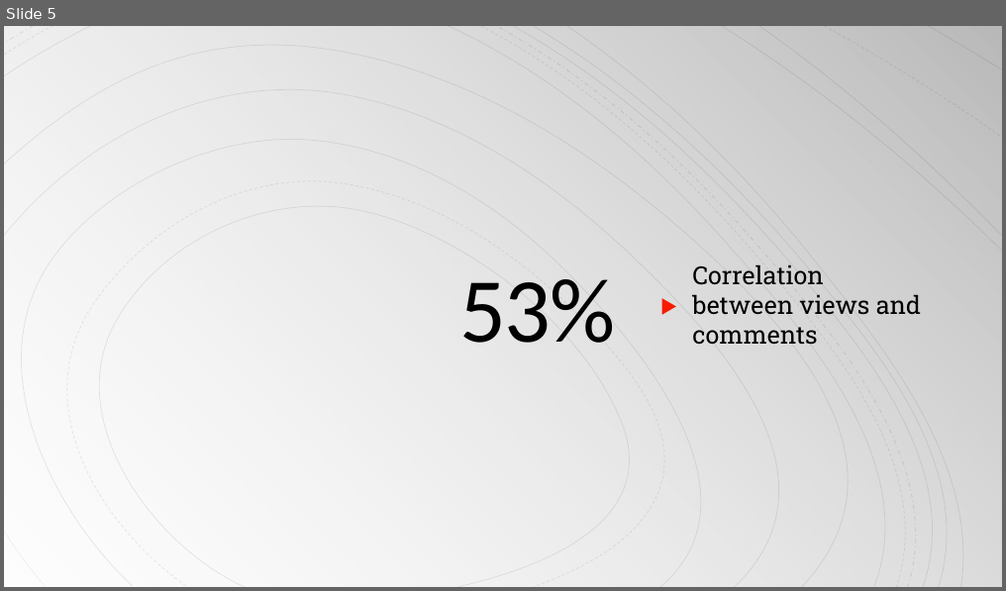
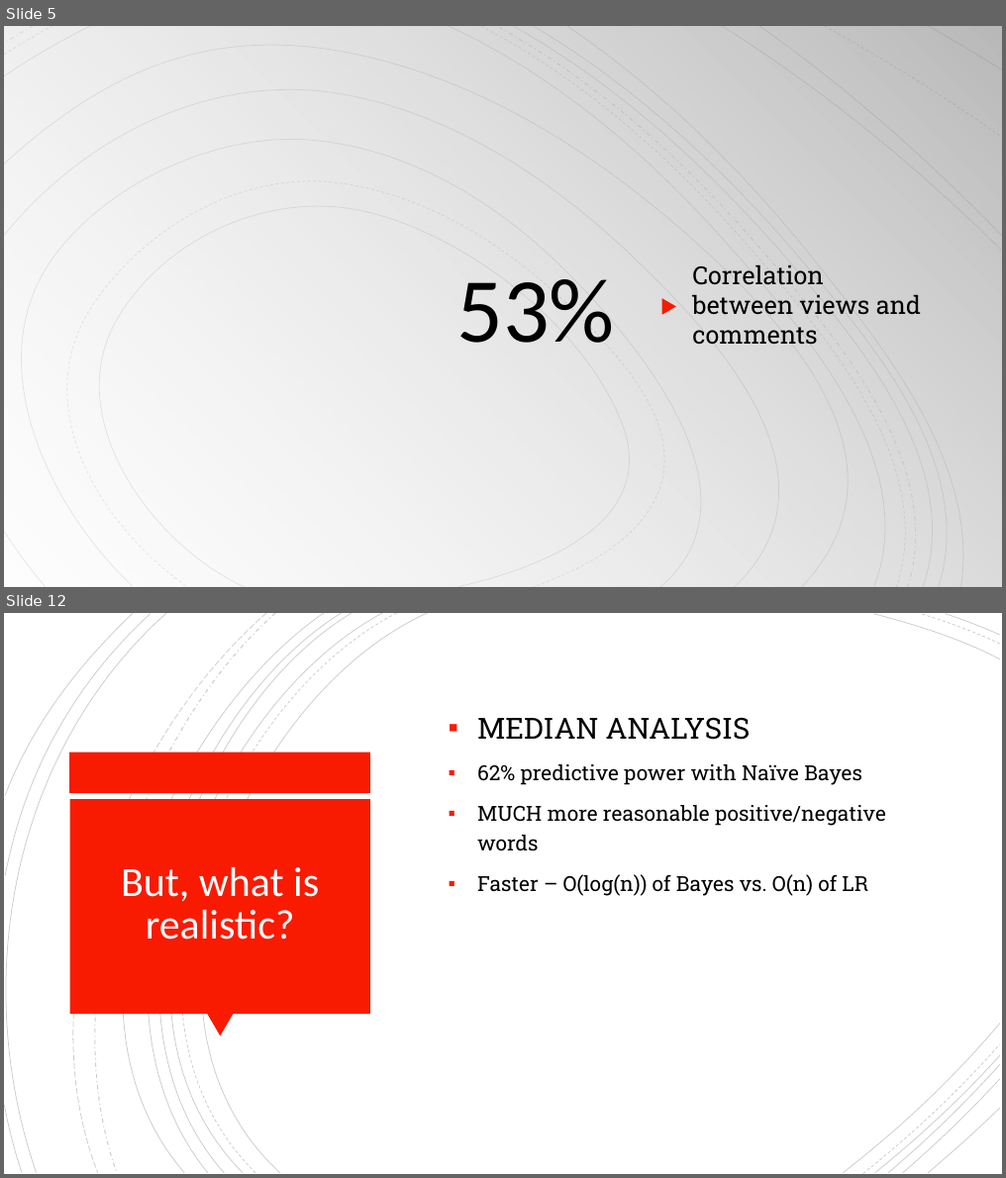
Before and after one commit to reeves17/3360project, a slide deck: Final Presentation.pptx. Shown one above the other, each under a label of ours: slide 5 before the commit, slides 5 and 12 after it; the slides between them are not shown. The pictures are 1006x591 and 1006x1178 pixels, drawn with LibreOffice and Linux fonts; fonts in the diff are those of the drawing. Boxes give left, top, right and bottom in pixels: in the first picture for what was removed or moved away, otherwise in the second. Text is boxed around its words. In the diff, an @@ line names an element or a change of style, - is before the commit and + after.

```diff
--- a/Final Presentation.pptx
+++ b/Final Presentation.pptx
@@ slide 12 added at (4,613,1002,1174), background #FFFFFF; not listed: 16 template elements that a slide beside it also shows @@
@@ text added at (477,717,886,896), 20 pt, text #000000 @@
+▪ MEDIAN ANALYSIS
+▪ 62% predictive power with Naïve Bayes
+▪ MUCH more reasonable positive/negative words
+▪ Faster – O(log(n)) of Bayes vs. O(n) of LR
@@ rectangle added at (70,753,371,793), fill #F81B02 @@
@@ rectangle added at (70,799,370,1014), fill #F81B02 @@
@@ title added at (121,867,319,940), 40 pt, text #FFFEFF @@
+But, what is realistic?
@@ triangle added at (207,1014,233,1037), fill #F81B02 @@
@@ group added at (844,1023,1000,1173): 5 freeform shapes @@
@@ slide 5 changed as well @@
@@ title "53%" at (456,279,614,343): letter spacing -1.5 to 0 pt @@
```
Also in this commit, not shown: 5 other slides changed, 13 other slides added, 2 slides removed.
